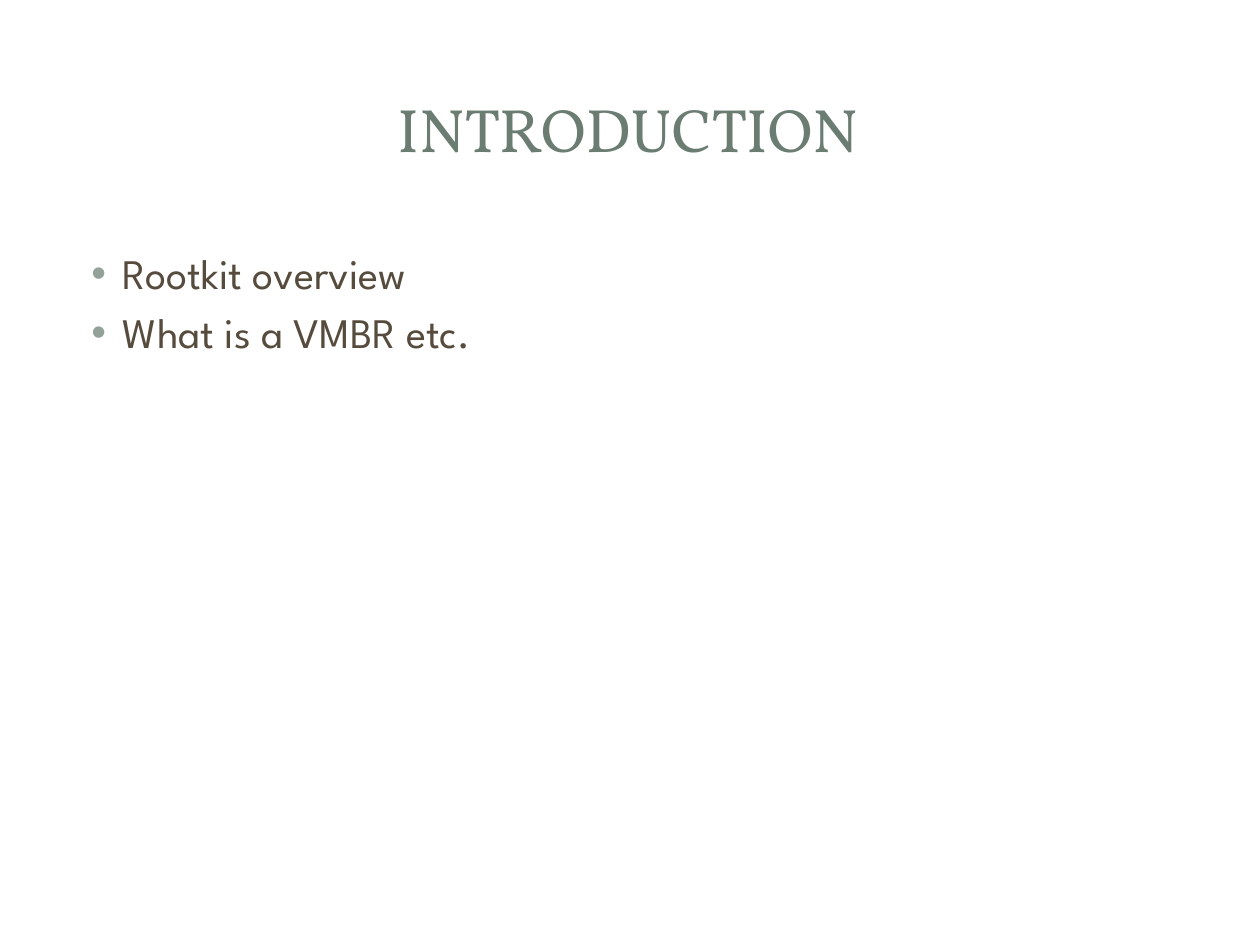
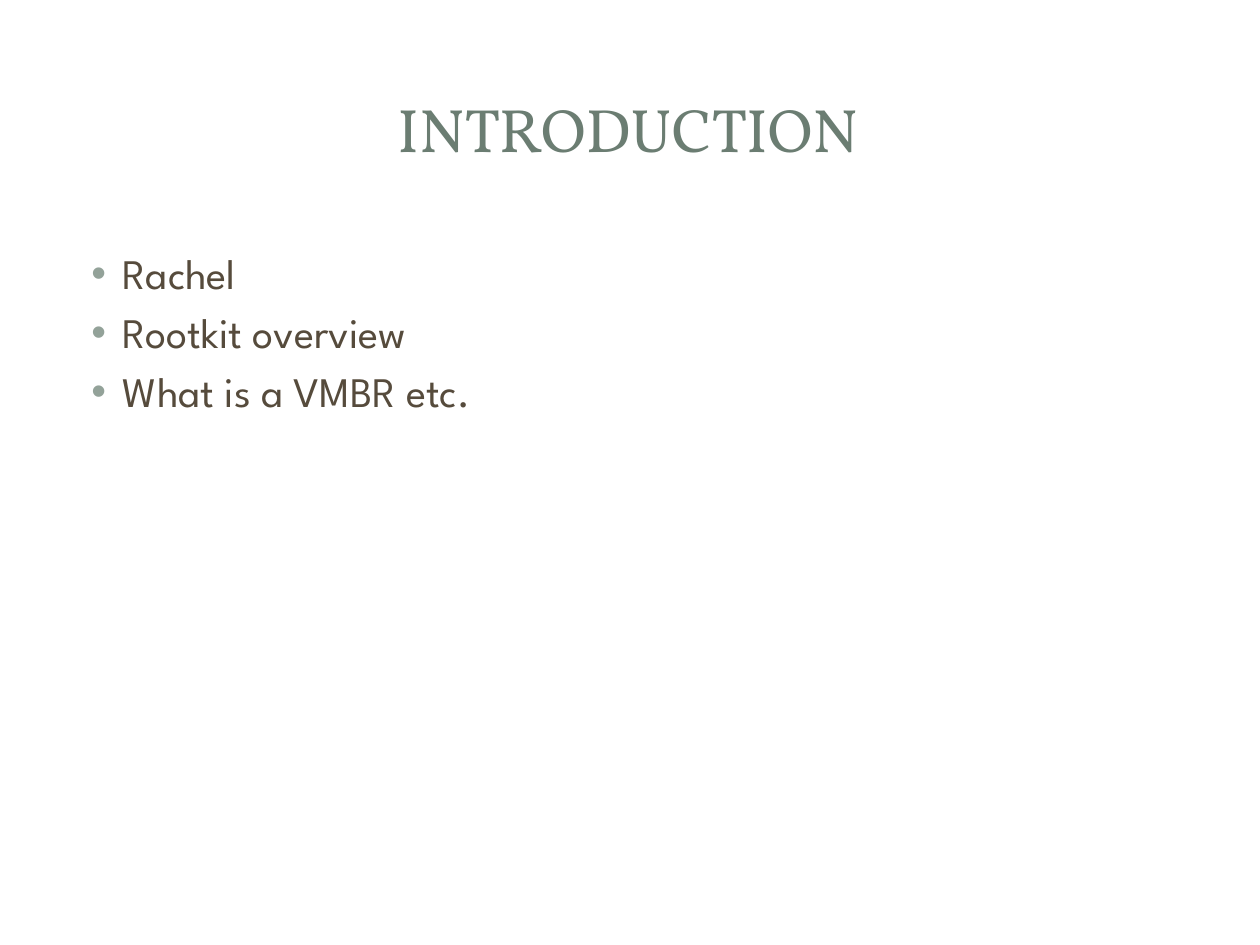
Before and after one commit to mjmalkowski11023/Computer-Security-2013, a slide deck: slide 2 of VMBR_Presentation.pptx. Drawn at 1260x945 pixels with LibreOffice and Linux fonts; fonts in the diff are those of the drawing; background and template pictures are left out. Boxes give left, top, right and bottom in pixels: in the first picture for what was removed or moved away, otherwise in the second. Text is boxed around its words. In the diff, an @@ line names an element or a change of style, - is before the commit and + after.

```diff
--- a/VMBR_Presentation.pptx
+++ b/VMBR_Presentation.pptx
@@ text at bbox=[123, 260, 236, 290]: paragraph added @@
+• Rachel
```
Also in this commit, not shown: 3 other slides changed.
